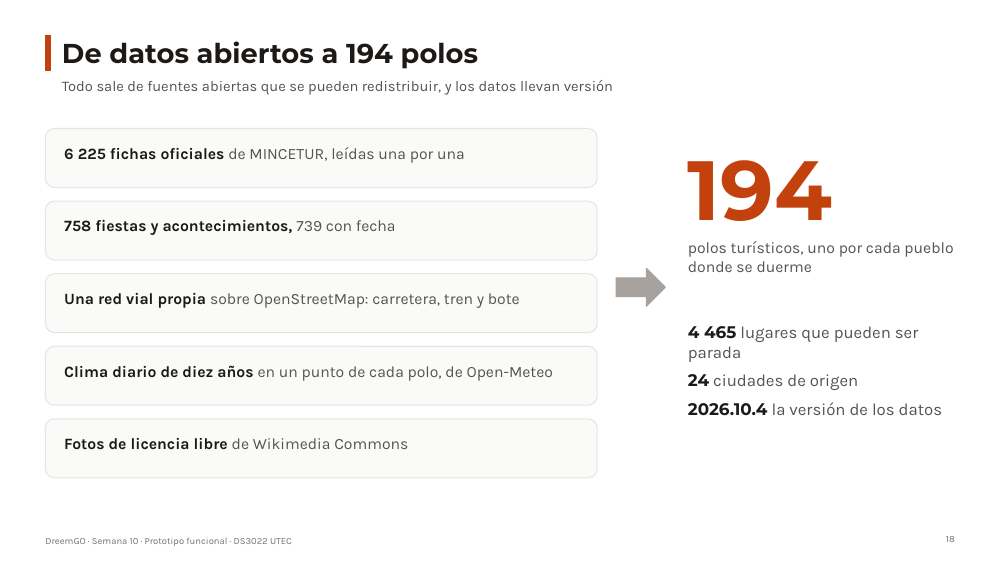
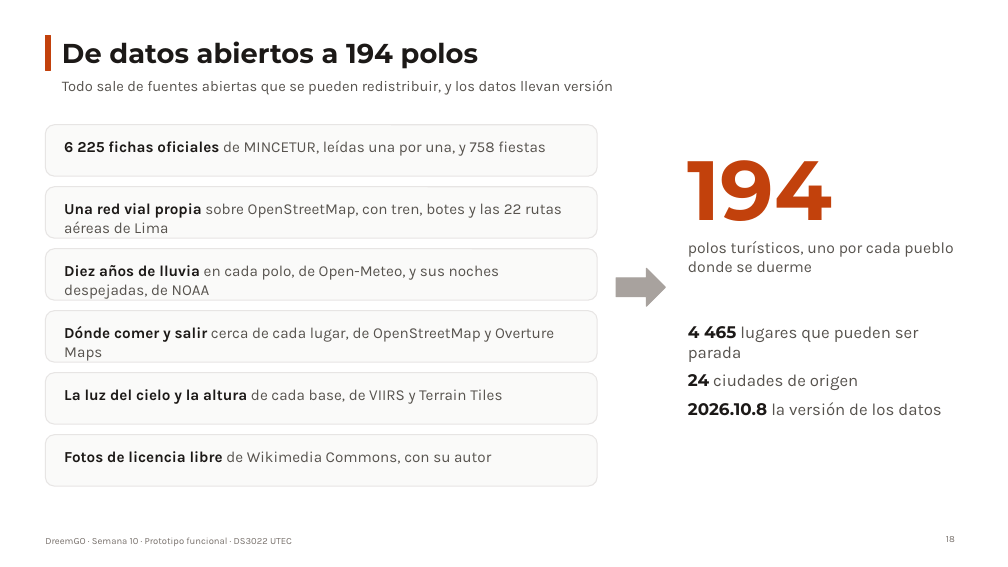
Before and after one commit to oswaldoaqm/Alejandros-Team, a slide deck: slide 18 of deliveries/week10/PresentationWeek10.pptx. Drawn at 1008x567 pixels with LibreOffice and Linux fonts; fonts in the diff are those of the drawing. Boxes give left, top, right and bottom in pixels: in the first picture for what was removed or moved away, otherwise in the second. Text is boxed around its words. In the diff, an @@ line names an element or a change of style, - is before the commit and + after.

```diff
--- a/deliveries/week10/PresentationWeek10.pptx
+++ b/deliveries/week10/PresentationWeek10.pptx
@@ rounded rectangle: place and size @@
-rounded rectangle at [45,129,597,188]
+rounded rectangle at [45,125,597,176]
@@ text at [64,140,546,156]: text changed; size 15 to 14.5 pt @@
-6 225 fichas oficiales de MINCETUR, leídas una por una
+6 225 fichas oficiales de MINCETUR, leídas una por una, y 758 fiestas
@@ rounded rectangle: place and size @@
-rounded rectangle at [45,201,597,260]
+rounded rectangle at [45,187,597,238]
@@ text at [64,203,562,233]: text changed; size 15 to 14.5 pt @@
-Una red vial propia sobre OpenStreetMap: carretera, tren y bote
+Una red vial propia sobre OpenStreetMap, con tren, botes y las 22 rutas aéreas de Lima
@@ text removed at [64,220,396,235] @@
-758 fiestas y acontecimientos, 739 con fecha
@@ proportions changed in 5 elements at [45,125,597,176], [45,435,597,486], [45,187,597,238], [45,373,597,424], [45,249,597,300] @@
@@ rounded rectangle: place and size @@
-rounded rectangle at [45,274,597,333]
+rounded rectangle at [45,249,597,300]
@@ text at [64,265,499,299]: text changed; size 15 to 14.5 pt @@
-Clima diario de diez años en un punto de cada polo, de Open-Meteo
+Diez años de lluvia en cada polo, de Open-Meteo, y sus noches despejadas, de NOAA
@@ rounded rectangle added at [45,311,597,362], fill #FAFAF9, outline #E7E5E4 1 pt @@
@@ text added at [64,326,554,361], 14.5 pt, text #57534E @@
+Dónde comer y salir cerca de cada lugar, de OpenStreetMap y Overture Maps
@@ rounded rectangle: place and size @@
-rounded rectangle at [45,346,597,405]
+rounded rectangle at [45,373,597,424]
@@ text added at [64,389,502,404], 14.5 pt, text #57534E @@
+La luz del cielo y la altura de cada base, de VIIRS y Terrain Tiles
@@ text at [688,402,941,416]: text changed @@
-2026.10.4 la versión de los datos
+2026.10.8 la versión de los datos
@@ rounded rectangle: place and size @@
-rounded rectangle at [45,419,597,478]
+rounded rectangle at [45,435,597,486]
@@ text at [64,451,491,464]: text changed; size 15 to 14.5 pt; text colour #1C1917 to #57534E; bold off @@
-Fotos de licencia libre de Wikimedia Commons
+Fotos de licencia libre de Wikimedia Commons, con su autor
```
Also in this commit, not shown: 17 other slides changed, 2 slides added, 1 slide removed, 1 other file.
